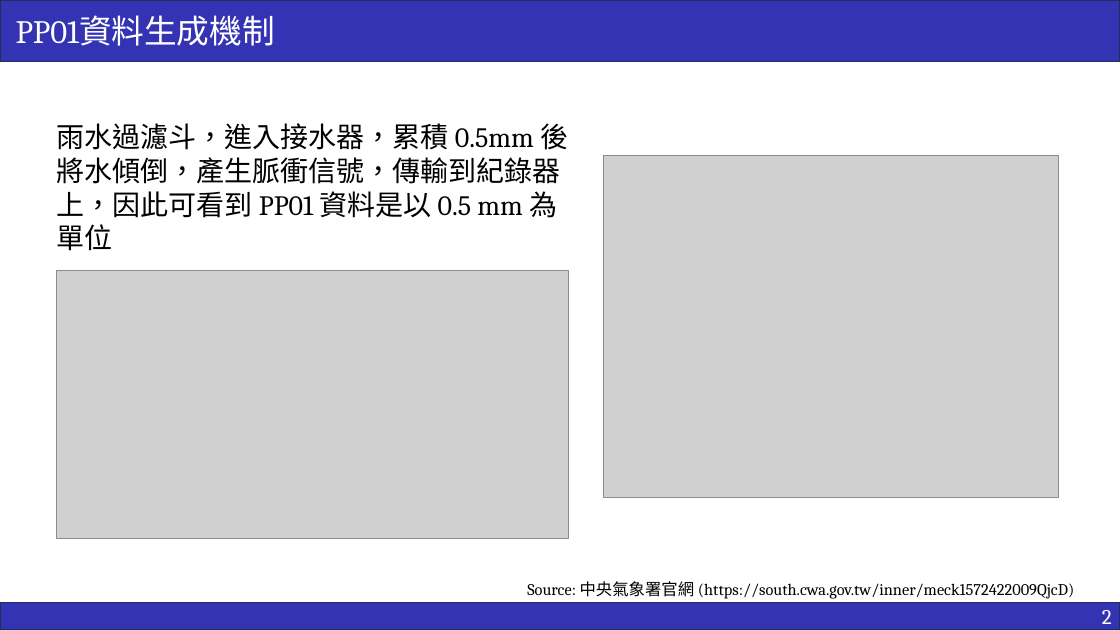
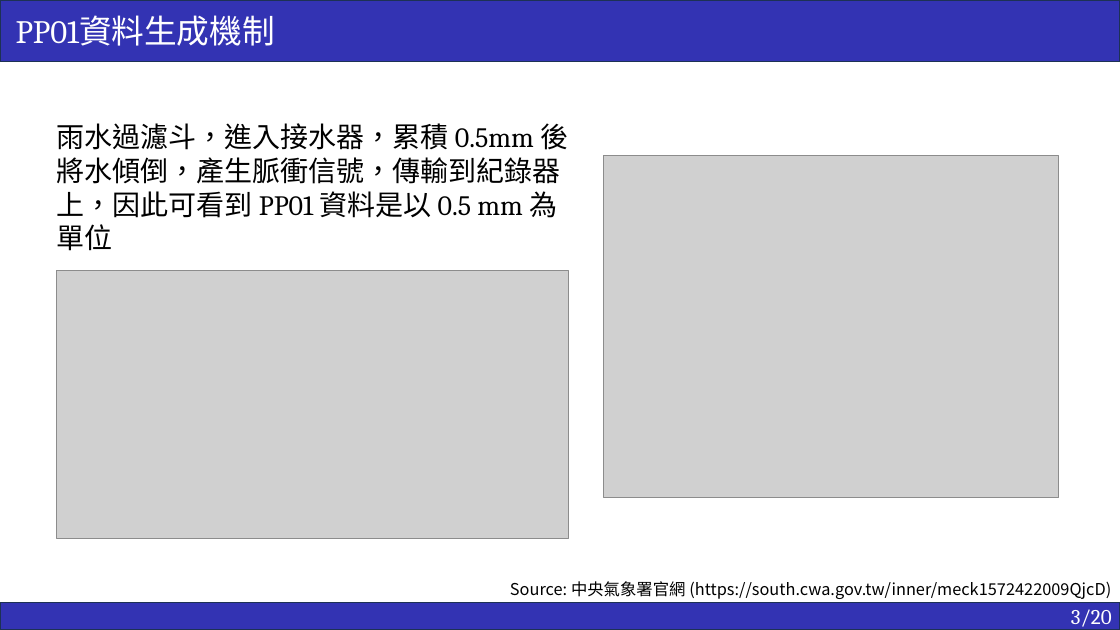
Before and after one commit to ricki0313/rainfall_practice, a slide deck: slide 4 of report/rainfall_report.pptx. Drawn at 1120x630 pixels with LibreOffice and Linux fonts; fonts in the diff are those of the drawing; grey boxes stand for pictures. Boxes give left, top, right and bottom in pixels: in the first picture for what was removed or moved away, otherwise in the second. Text is boxed around its words. In the diff, an @@ line names an element or a change of style, - is before the commit and + after.

```diff
--- a/report/rainfall_report.pptx
+++ b/report/rainfall_report.pptx
@@ text "Source: 中央氣象署官網 (https://south.cwa.gov.tw/inner/meck15724220 ...": place and size @@
-text "Source: 中央氣象署官網 (https://south.cwa.gov.tw/inner/meck15724220 ..." at bbox=[527, 581, 1074, 599]
+text "Source: 中央氣象署官網 (https://south.cwa.gov.tw/inner/meck15724220 ..." at bbox=[510, 581, 1111, 599]
@@ text "Source: 中央氣象署官網 (https://south.cwa.gov.tw/inner/meck15724220 ..." at bbox=[510, 581, 1111, 599]: font Cambria to Noto Sans CJK SC in "Source: (https://south.cwa.gov.tw/inner/meck1572422009QjcD)" @@
@@ text in rectangle at bbox=[1071, 609, 1112, 630]: text changed @@
-2
+3/20
```
Also in this commit, not shown: 15 other slides changed, 5 slides added, 1 slide removed, 4 other files.
